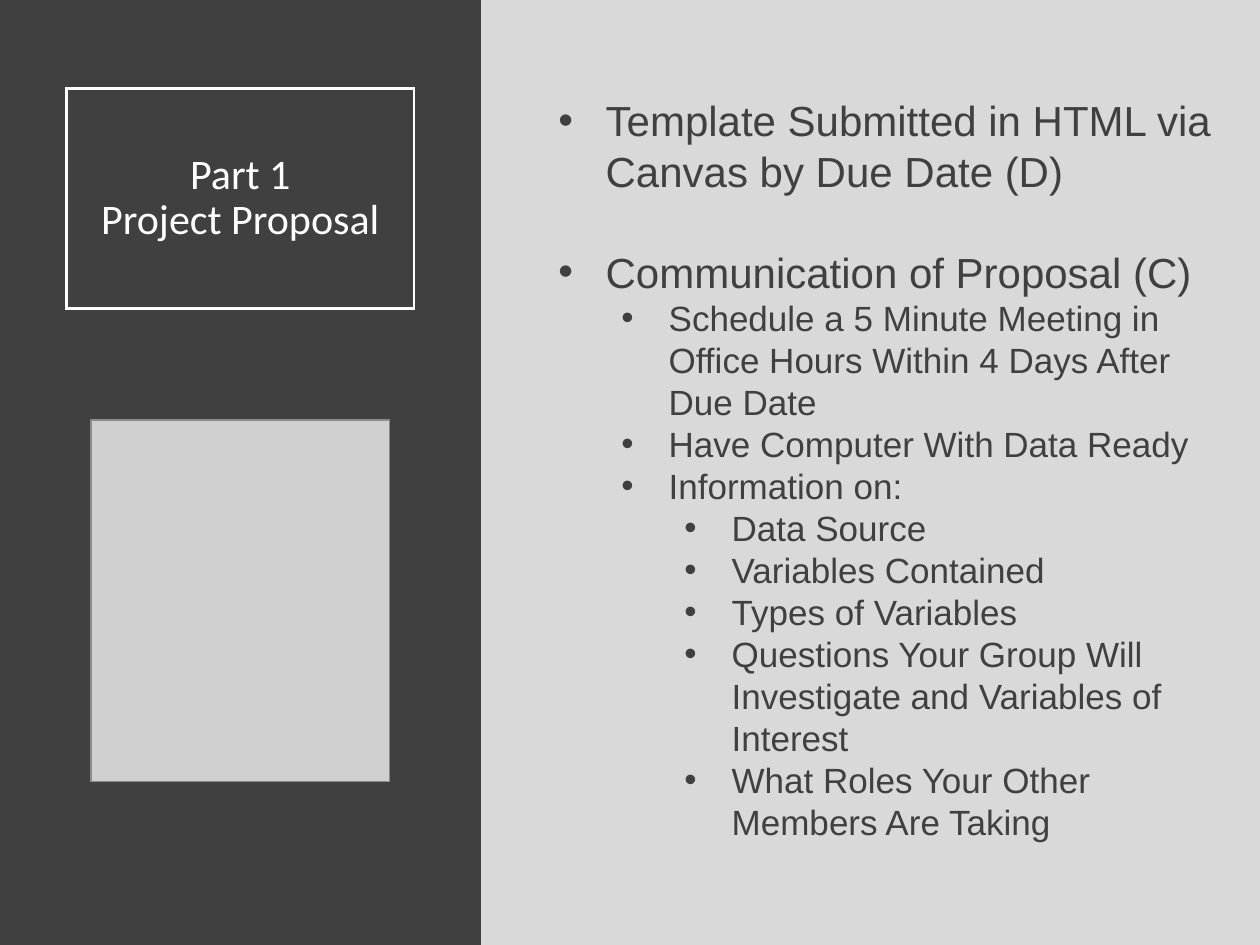
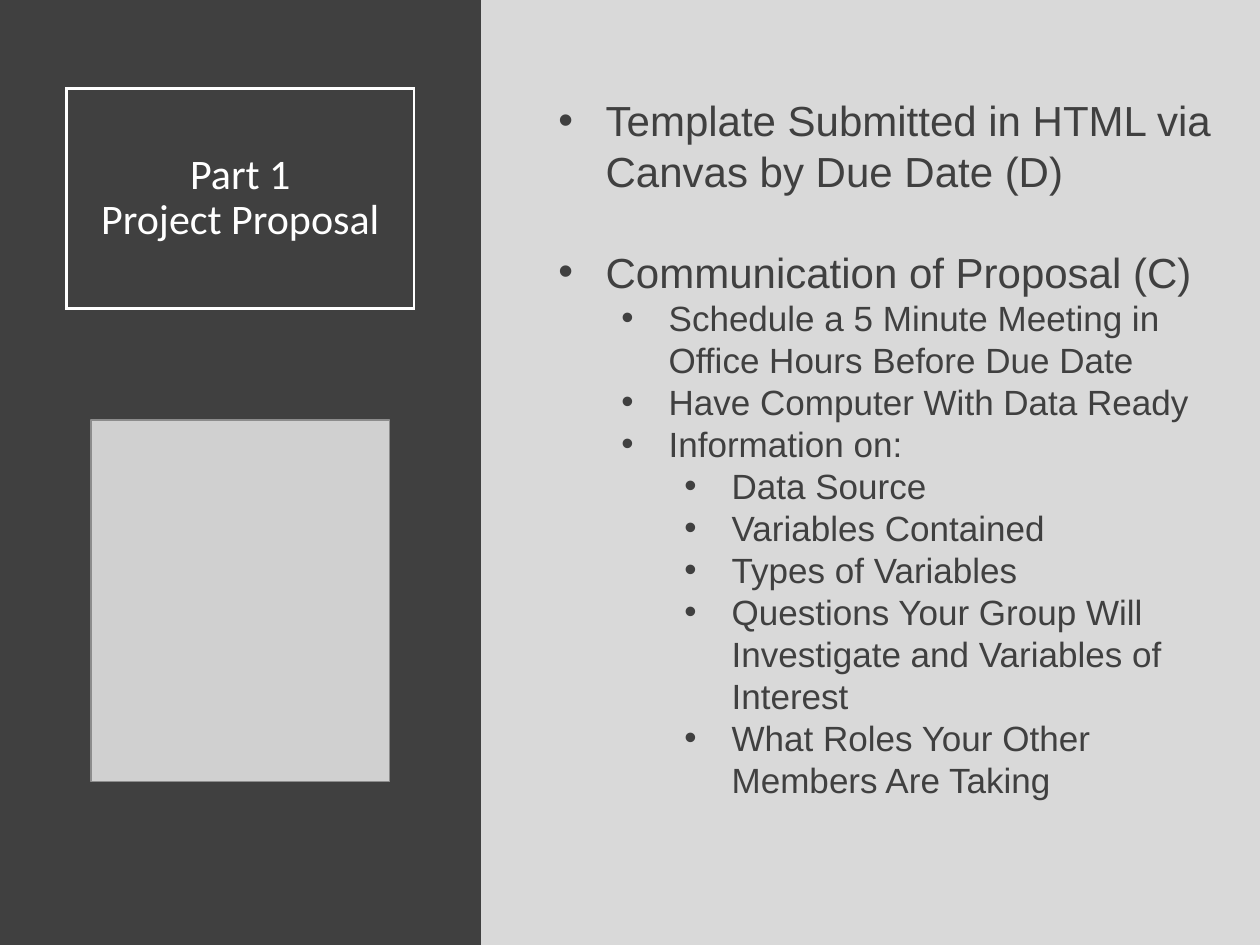
Before and after one commit to SuperMarioGiacomazzo/STOR320_WEBSITE, a slide deck: slide 11 of Lecture/Final Project 1/Final_Project_1_Lecture.pptx. Drawn at 1260x945 pixels with LibreOffice and Linux fonts; fonts in the diff are those of the drawing; grey boxes stand for pictures. Boxes give left, top, right and bottom in pixels: in the first picture for what was removed or moved away, otherwise in the second. Text is boxed around its words. In the diff, an @@ line names an element or a change of style, - is before the commit and + after.

```diff
--- a/Lecture/Final Project 1/Final_Project_1_Lecture.pptx
+++ b/Lecture/Final Project 1/Final_Project_1_Lecture.pptx
@@ text at bbox=[669, 305, 1159, 374]: text changed @@
-  • Schedule a 5 Minute Meeting in Office Hours Within 4 Days After Due Date
+  • Schedule a 5 Minute Meeting in Office Hours Before Due Date
```
Also in this commit, not shown: 1 other slide changed, 12 other files.
